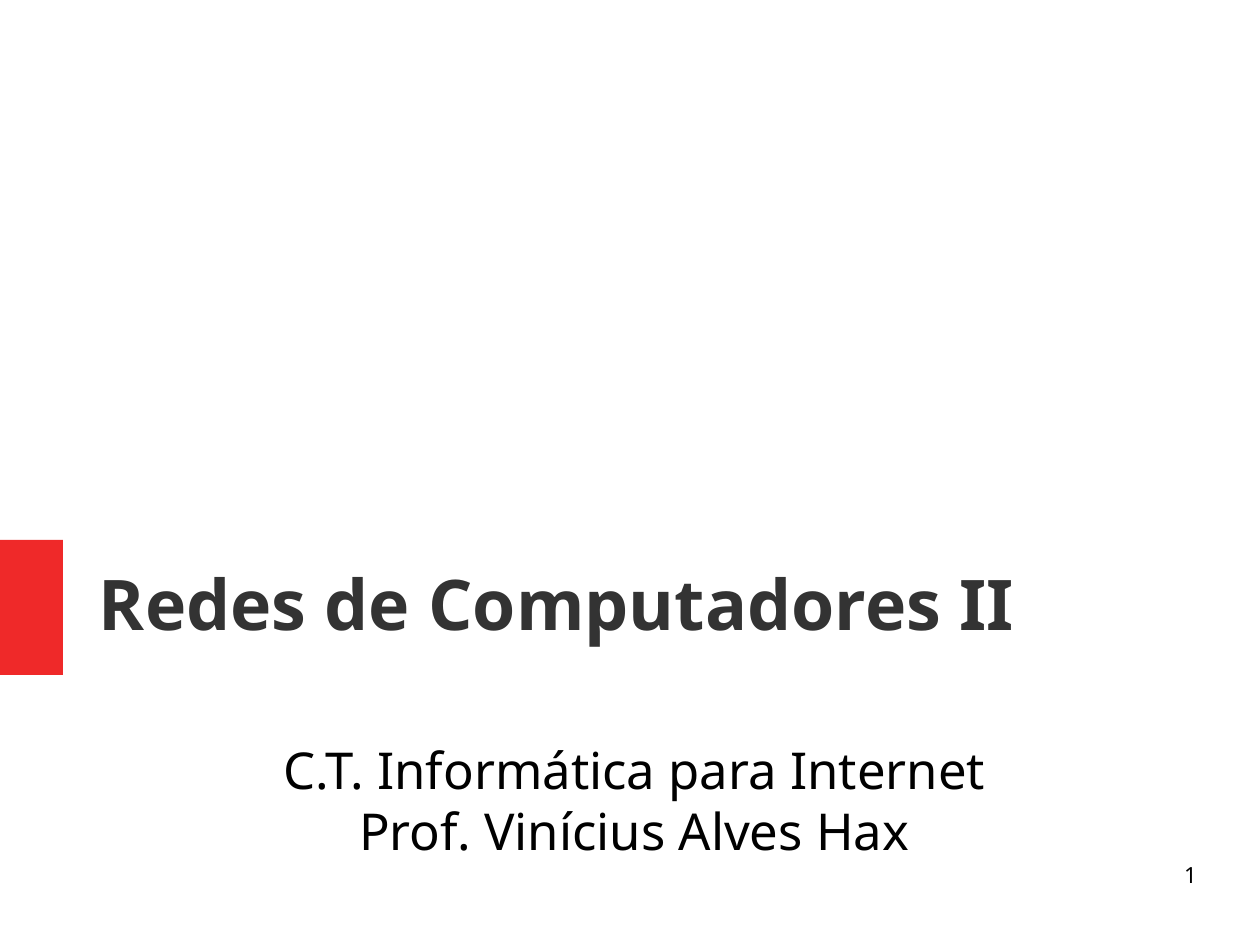
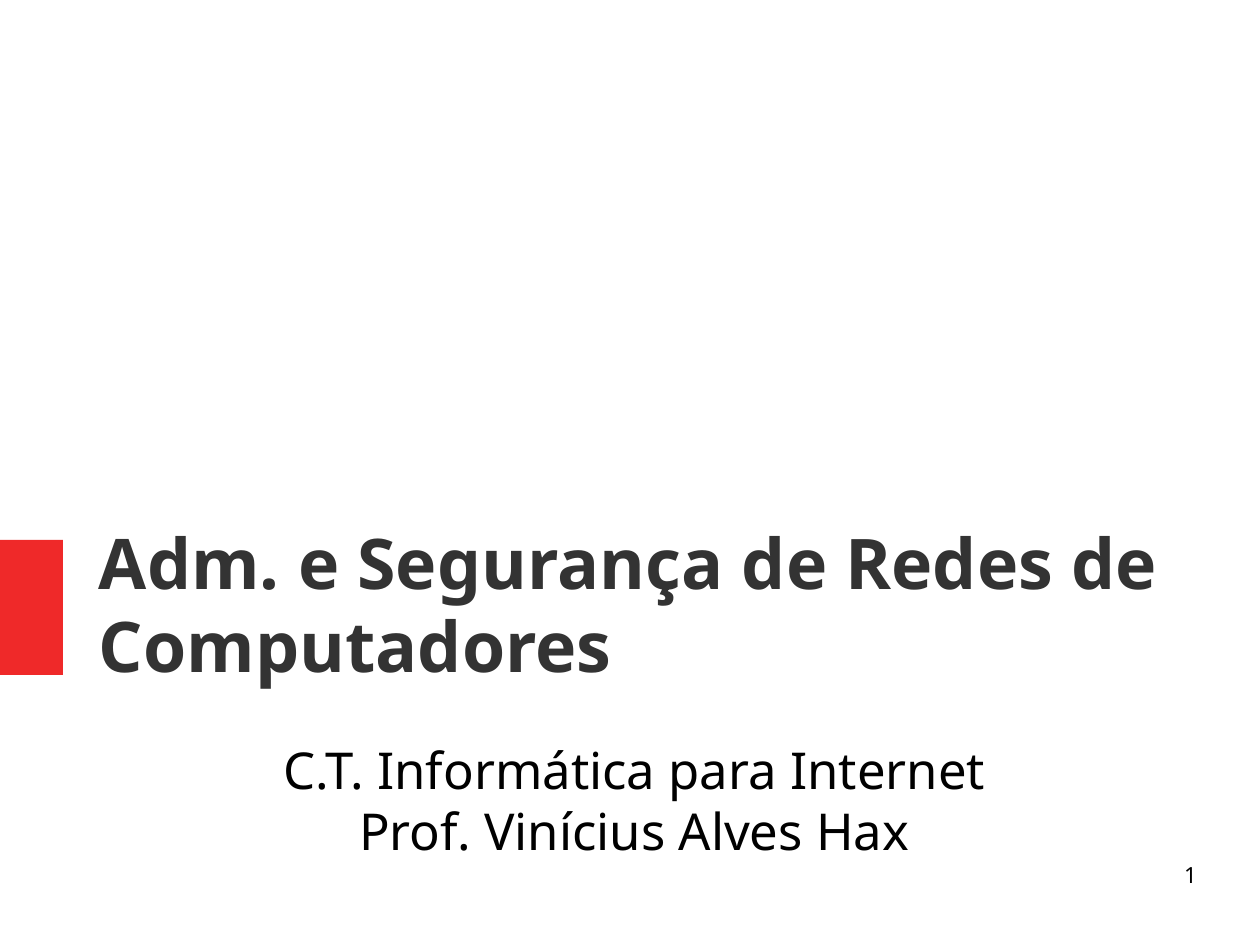
Before and after one commit to viniciusalveshax/aulas, a slide deck: slide 1 of adm-seg-redes/15-firewall-iptables/pdf15-firewall-iptables.odp. Drawn at 1260x945 pixels with LibreOffice and Linux fonts; fonts in the diff are those of the drawing. Boxes give left, top, right and bottom in pixels: in the first picture for what was removed or moved away, otherwise in the second. Text is boxed around its words. In the diff, an @@ line names an element or a change of style, - is before the commit and + after.

Commit message:
Corrigindo pequeno erro no título do slide

```diff
--- a/adm-seg-redes/15-firewall-iptables/pdf15-firewall-iptables.odp
+++ b/adm-seg-redes/15-firewall-iptables/pdf15-firewall-iptables.odp
@@ title at (x1=99, y1=536, x2=1156, y2=689): text changed @@
-Redes de Computadores II
+Adm. e Segurança de Redes de Computadores
```
Also in this commit, not shown: 1 other file.
